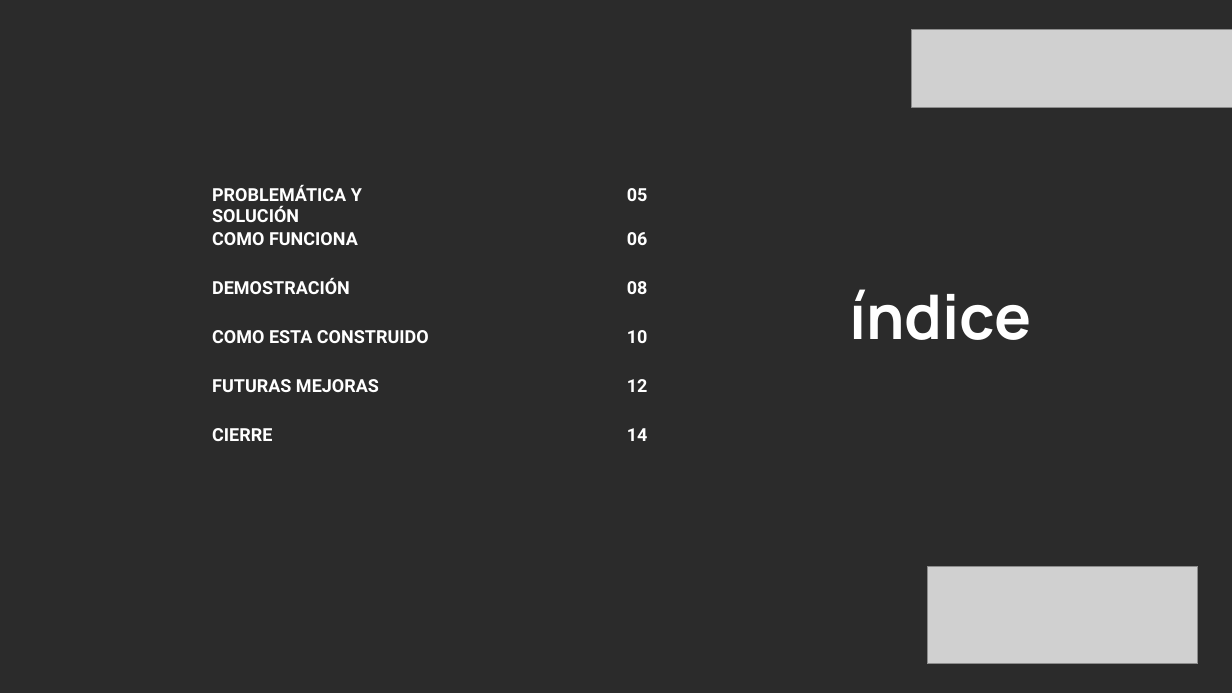
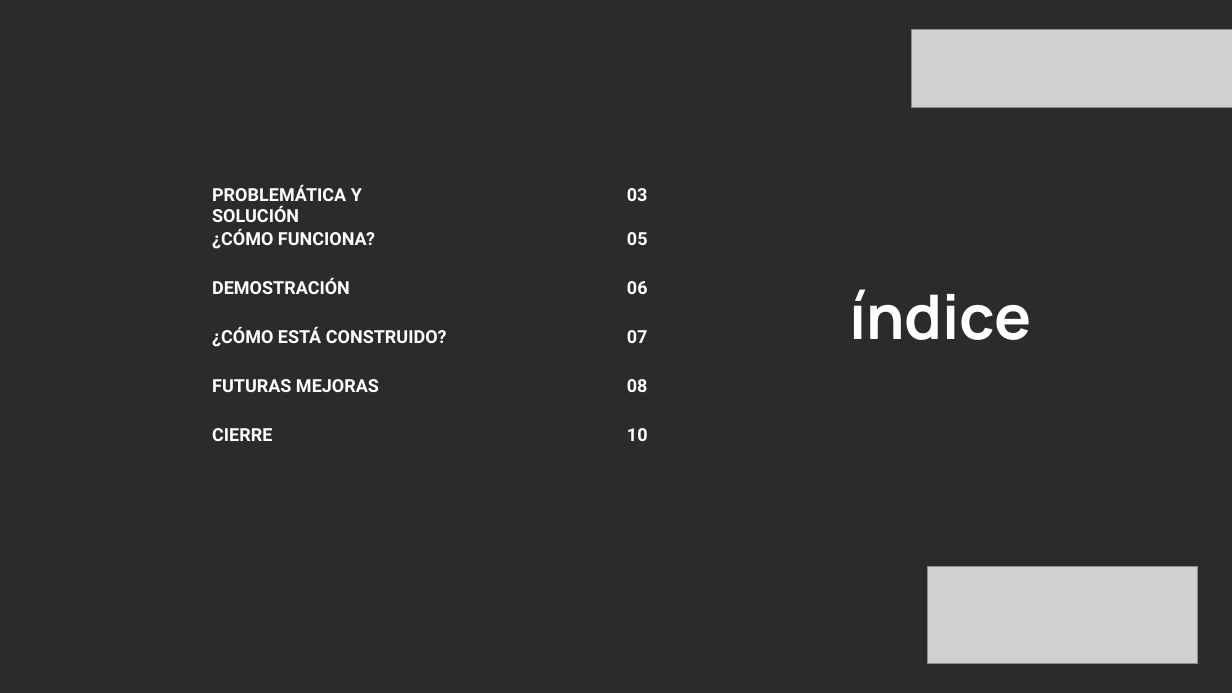
Before and after one commit to wilda1308/LuWi_Reparaciones, a slide deck: slide 2 of docs/Presentación Reparaciones LUWI SIE 2026.pptx. Drawn at 1232x693 pixels with LibreOffice and Linux fonts; fonts in the diff are those of the drawing; grey boxes stand for pictures; background and template pictures are left out; a plain dark background stands for a picture behind light text. Boxes give left, top, right and bottom in pixels: in the first picture for what was removed or moved away, otherwise in the second. Text is boxed around its words. In the diff, an @@ line names an element or a change of style, - is before the commit and + after.

```diff
--- a/docs/Presentación Reparaciones LUWI SIE 2026.pptx
+++ b/docs/Presentación Reparaciones LUWI SIE 2026.pptx
@@ text added at (x1=627, y1=188, x2=648, y2=201), 14 pt, text #FFFFFF, bold @@
+03
@@ text at (x1=212, y1=229, x2=375, y2=249): text changed @@
-COMO FUNCIONA
+¿CÓMO FUNCIONA?
@@ text "05" moved from (x1=627, y1=188, x2=648, y2=201) to (x1=627, y1=232, x2=648, y2=245) @@
@@ text "06" moved from (x1=627, y1=232, x2=648, y2=245) to (x1=627, y1=281, x2=648, y2=294) @@
@@ text at (x1=212, y1=327, x2=447, y2=347): text changed @@
-COMO ESTA CONSTRUIDO
+¿CÓMO ESTÁ CONSTRUIDO?
@@ text added at (x1=627, y1=330, x2=648, y2=343), 14 pt, text #FFFFFF, bold @@
+07
@@ text "08" moved from (x1=627, y1=281, x2=648, y2=294) to (x1=627, y1=379, x2=648, y2=392) @@
@@ text removed at (x1=627, y1=379, x2=648, y2=392) @@
-12
@@ text "10" moved from (x1=627, y1=330, x2=648, y2=343) to (x1=627, y1=428, x2=648, y2=441) @@
@@ text removed at (x1=627, y1=428, x2=648, y2=441) @@
-14
```
Also in this commit, not shown: 4 other slides changed, 2 slides added, 2 slides removed, 1 other file.
